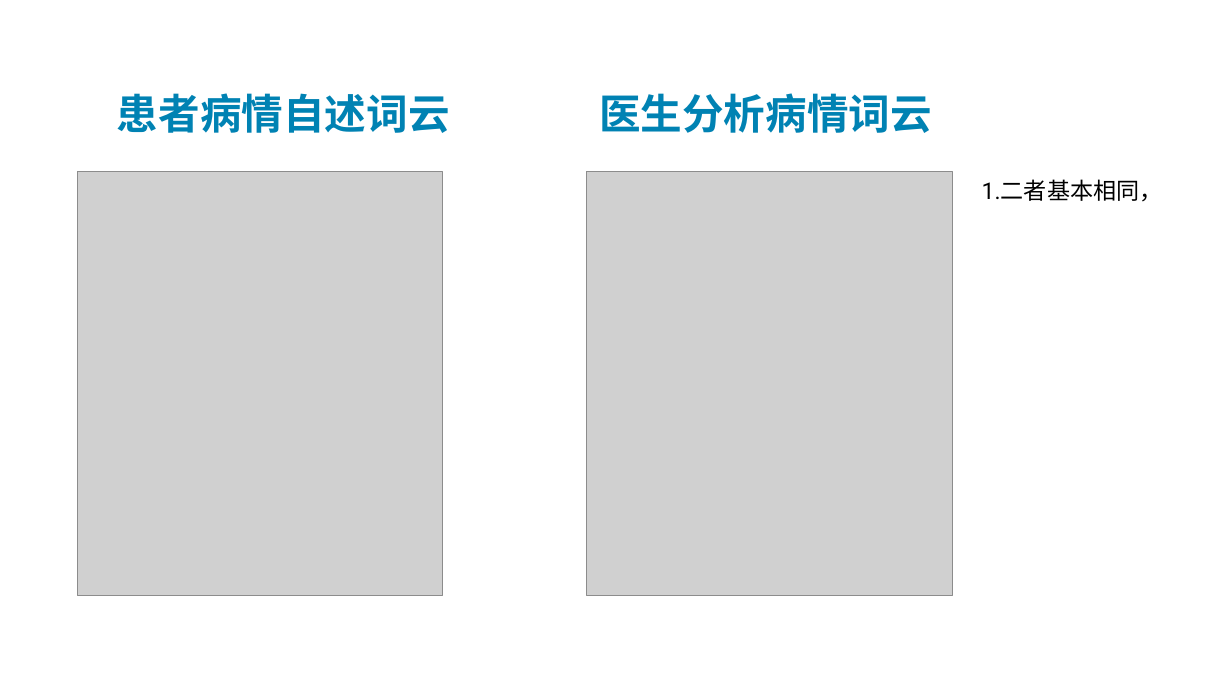
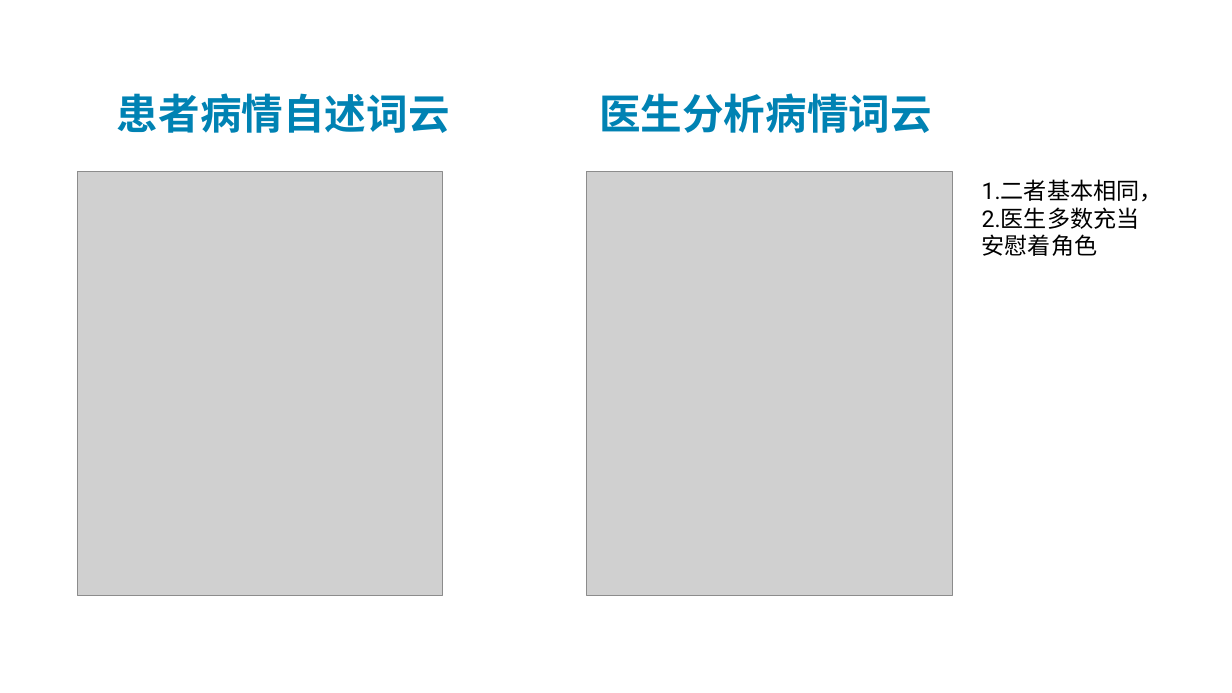
Before and after one commit to bdteamwork/DiseaseAnalyse, a slide deck: slide 24 of src/最终报告/第三组疾病分析.pptx. Drawn at 1232x693 pixels with LibreOffice and Linux fonts; fonts in the diff are those of the drawing; grey boxes stand for pictures; background and template pictures are left out. Boxes give left, top, right and bottom in pixels: in the first picture for what was removed or moved away, otherwise in the second. Text is boxed around its words. In the diff, an @@ line names an element or a change of style, - is before the commit and + after.

```diff
--- a/src/最终报告/第三组疾病分析.pptx
+++ b/src/最终报告/第三组疾病分析.pptx
@@ text at [982,207,1140,256]: paragraph added @@
+2.医生多数充当安慰着角色
```
Also in this commit, not shown: 1 other slide changed, 2 other files.
